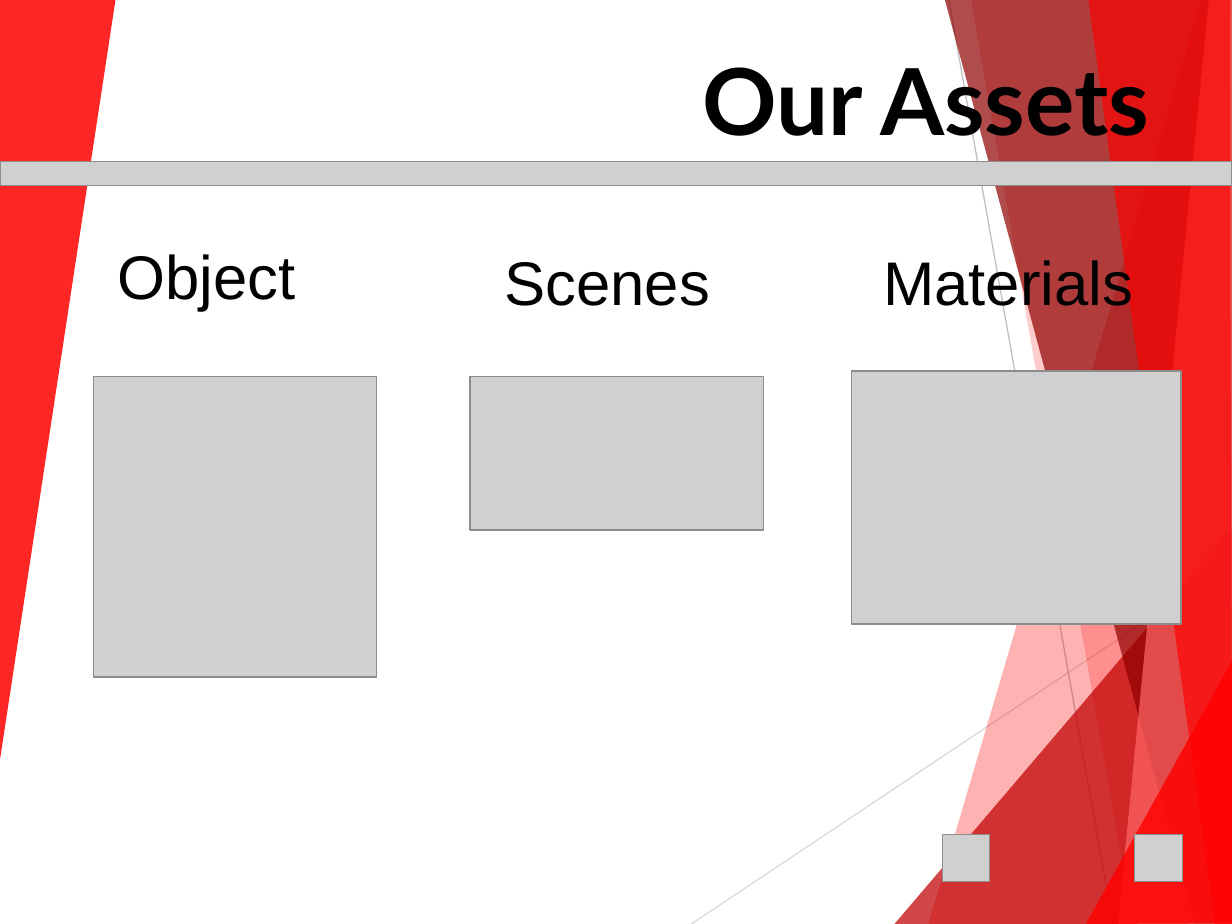
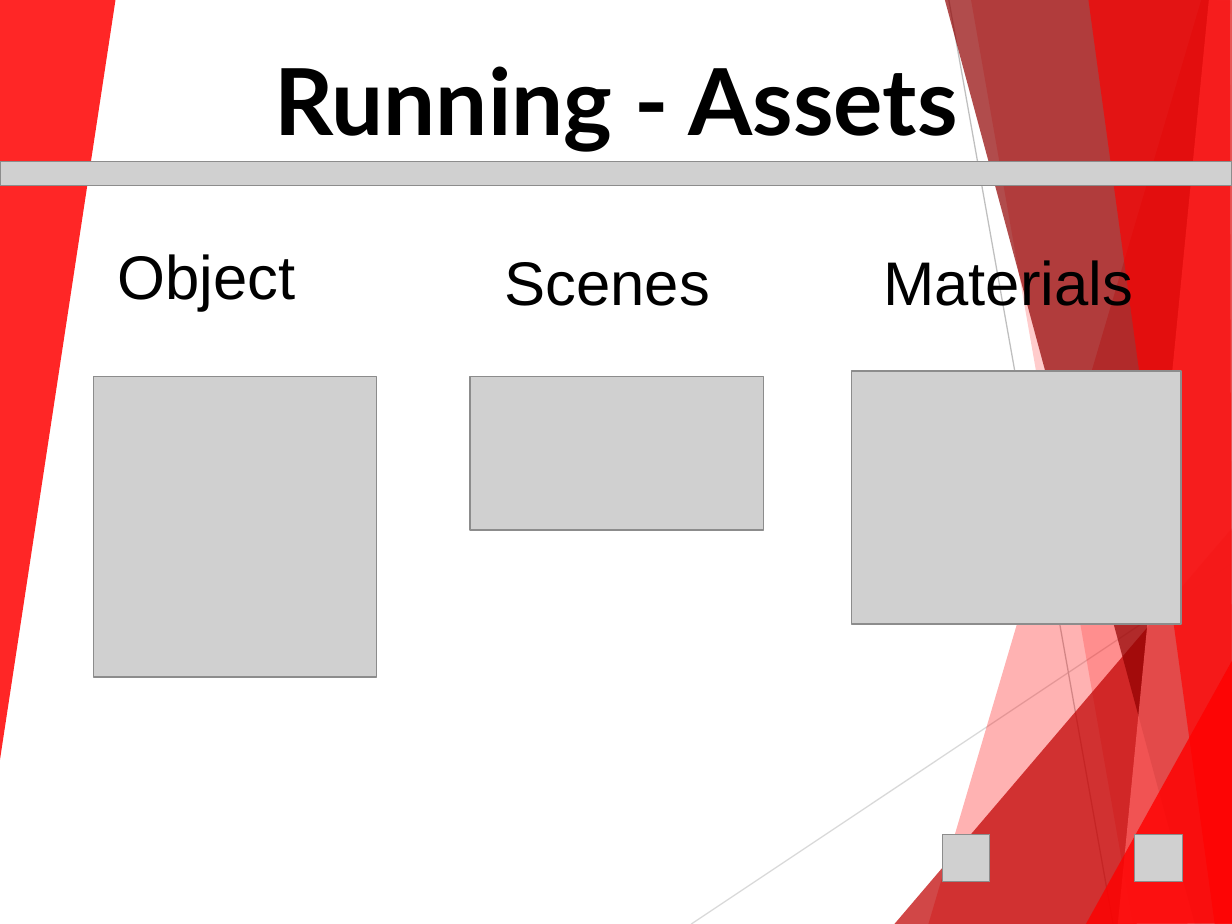
Before and after one commit to lskk/Pathfinding_Adventures, a slide deck: slide 21 of 23215385-PathAdventure-Document/Pathfinding Adventure - 23215385.ppt (slide 7 before the commit). Drawn at 1232x924 pixels with LibreOffice and Linux fonts; fonts in the diff are those of the drawing; grey boxes stand for pictures; background and template pictures are left out. Boxes give left, top, right and bottom in pixels: in the first picture for what was removed or moved away, otherwise in the second. Text is boxed around its words. In the diff, an @@ line names an element or a change of style, - is before the commit and + after.

Commit message:
Path Adventure - Coordinat & Running - Project Updates

```diff
--- a/23215385-PathAdventure-Document/Pathfinding Adventure - 23215385.ppt
+++ b/23215385-PathAdventure-Document/Pathfinding Adventure - 23215385.ppt
@@ title at [274,66,958,152]: text changed @@
-Our Assets
+Running - Assets
```
Also in this commit, not shown: 6 other slides changed, 14 slides added, 7 other files.
